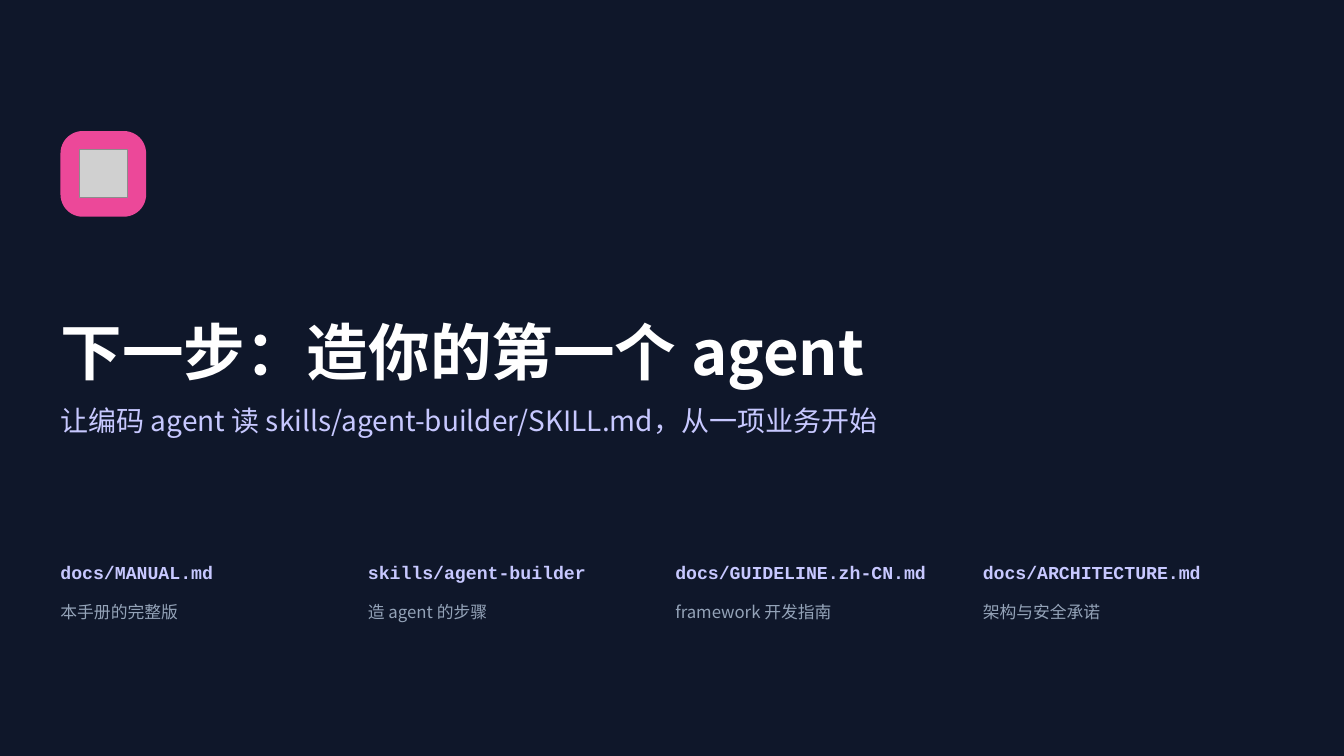
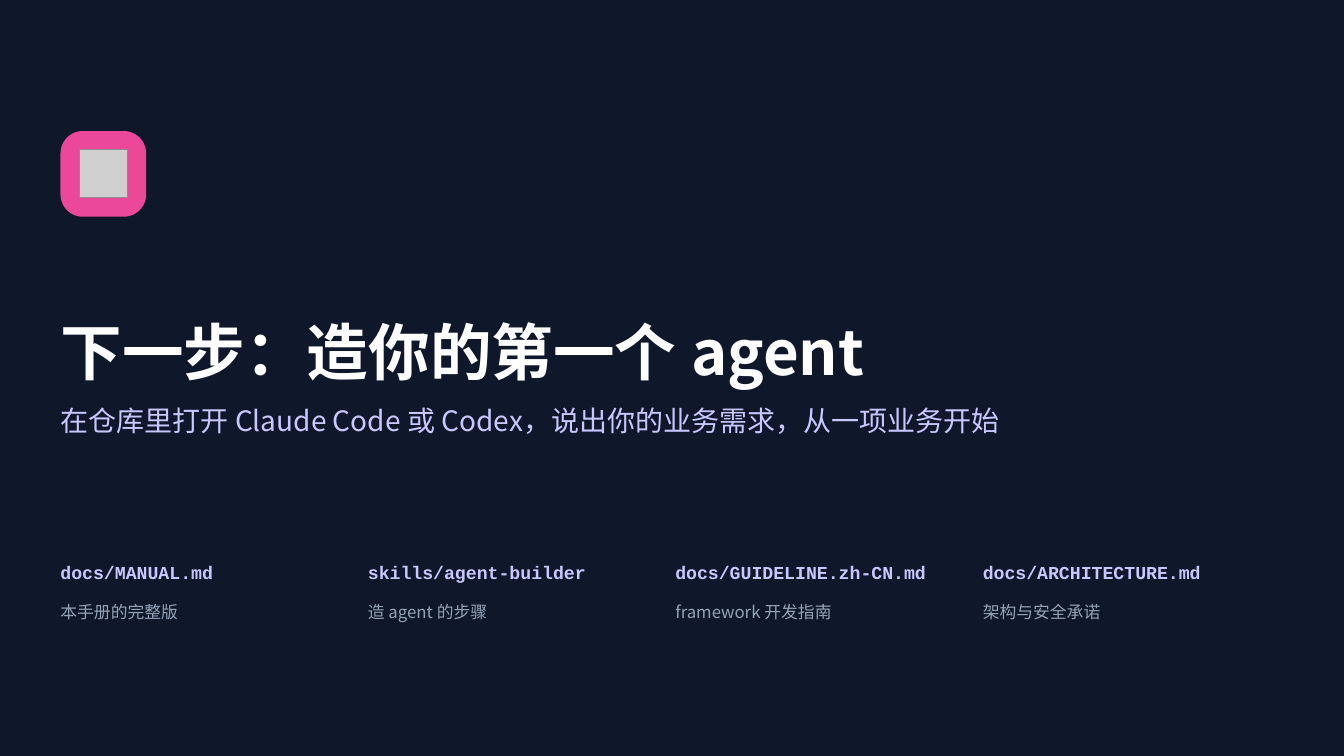
Before and after one commit to ITC-cloud-soft/biz-ai-agent, a slide deck: slide 38 of docs/MANUAL.pptx (slide 35 before the commit). Drawn at 1344x756 pixels with LibreOffice and Linux fonts; fonts in the diff are those of the drawing; grey boxes stand for pictures. Boxes give left, top, right and bottom in pixels: in the first picture for what was removed or moved away, otherwise in the second. Text is boxed around its words. In the diff, an @@ line names an element or a change of style, - is before the commit and + after.

```diff
--- a/docs/MANUAL.pptx
+++ b/docs/MANUAL.pptx
@@ text at (60,407,999,434): text changed @@
-让编码 agent 读 skills/agent-builder/SKILL.md，从一项业务开始
+在仓库里打开 Claude Code 或 Codex，说出你的业务需求，从一项业务开始
```
Also in this commit, not shown: 3 other slides changed, 3 slides added, 6 other files.
